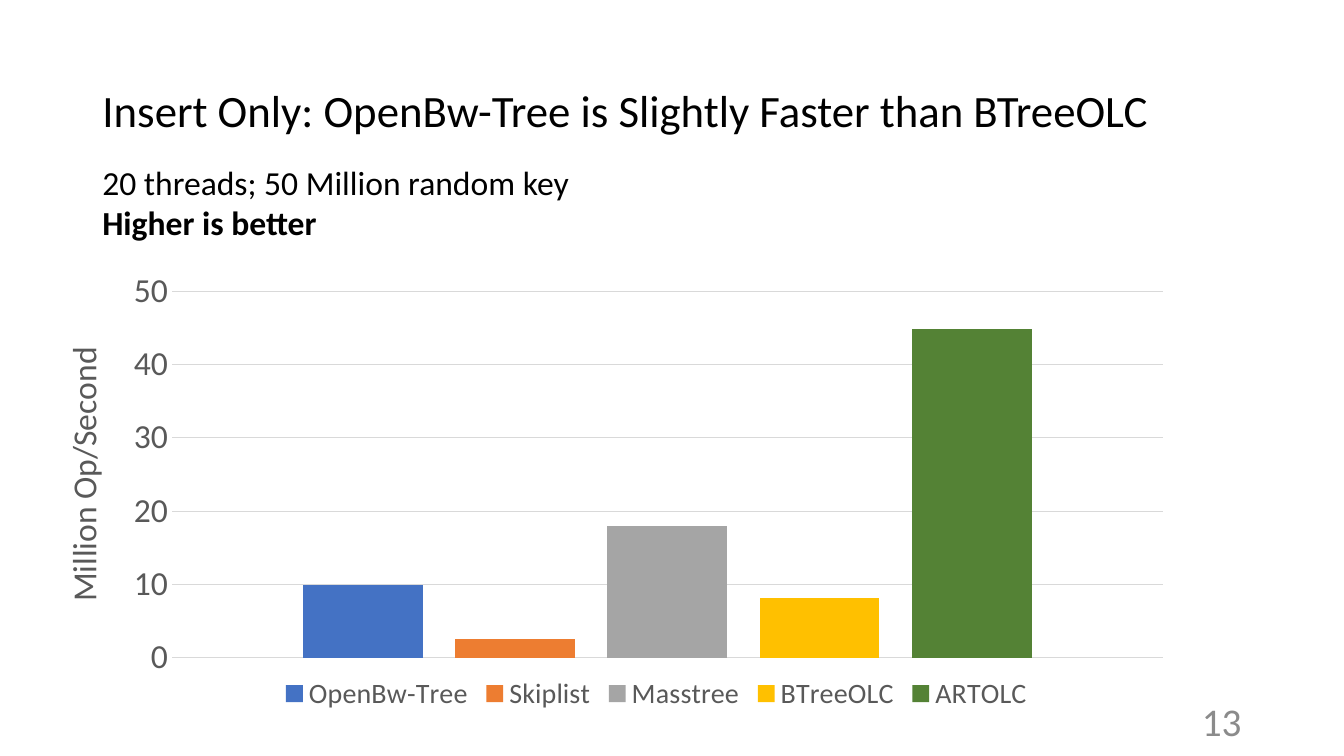
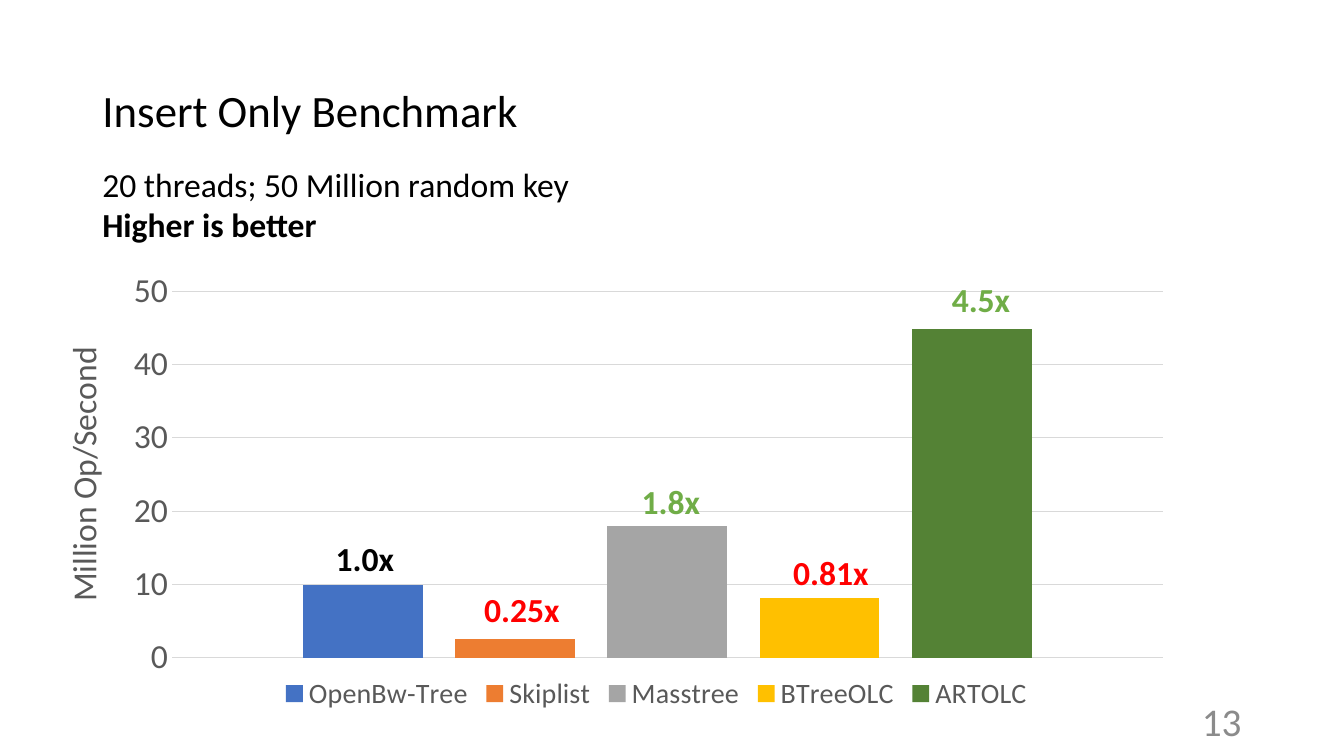
Before and after one commit to wangziqi2013/BwTree, a slide deck: slide 13 of SIGMOD 2018.pptx. Drawn at 1344x756 pixels with LibreOffice and Linux fonts; fonts in the diff are those of the drawing. Boxes give left, top, right and bottom in pixels: in the first picture for what was removed or moved away, otherwise in the second. Text is boxed around its words. In the diff, an @@ line names an element or a change of style, - is before the commit and + after.

```diff
--- a/SIGMOD 2018.pptx
+++ b/SIGMOD 2018.pptx
@@ title at <box>102,96,518,135</box>: text changed @@
-Insert Only: OpenBw-Tree is Slightly Faster than BTreeOLC
+Insert Only Benchmark
@@ text added at <box>952,290,1010,312</box>, 24 pt, text #70AD47, bold @@
+4.5x
@@ text added at <box>642,491,700,514</box>, 24 pt, text #70AD47, bold @@
+1.8x
@@ text added at <box>336,549,394,572</box>, 24 pt, text #000000, bold @@
+1.0x
@@ text added at <box>793,561,868,586</box>, 24 pt, text #FF0000, bold @@
+0.81x
@@ text added at <box>484,600,559,623</box>, 24 pt, text #FF0000, bold @@
+0.25x
```
Also in this commit, not shown: 13 other slides changed.
